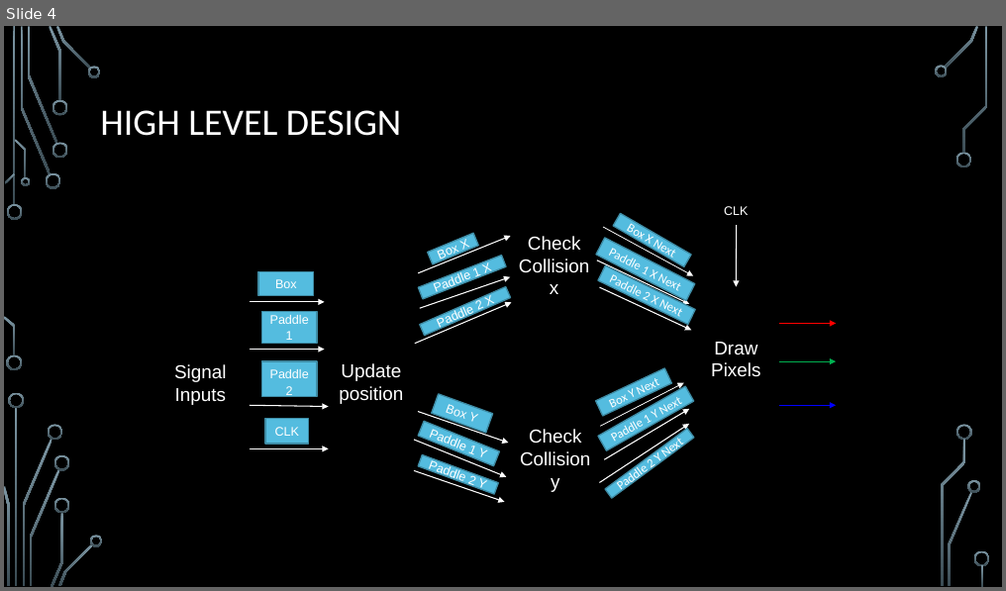
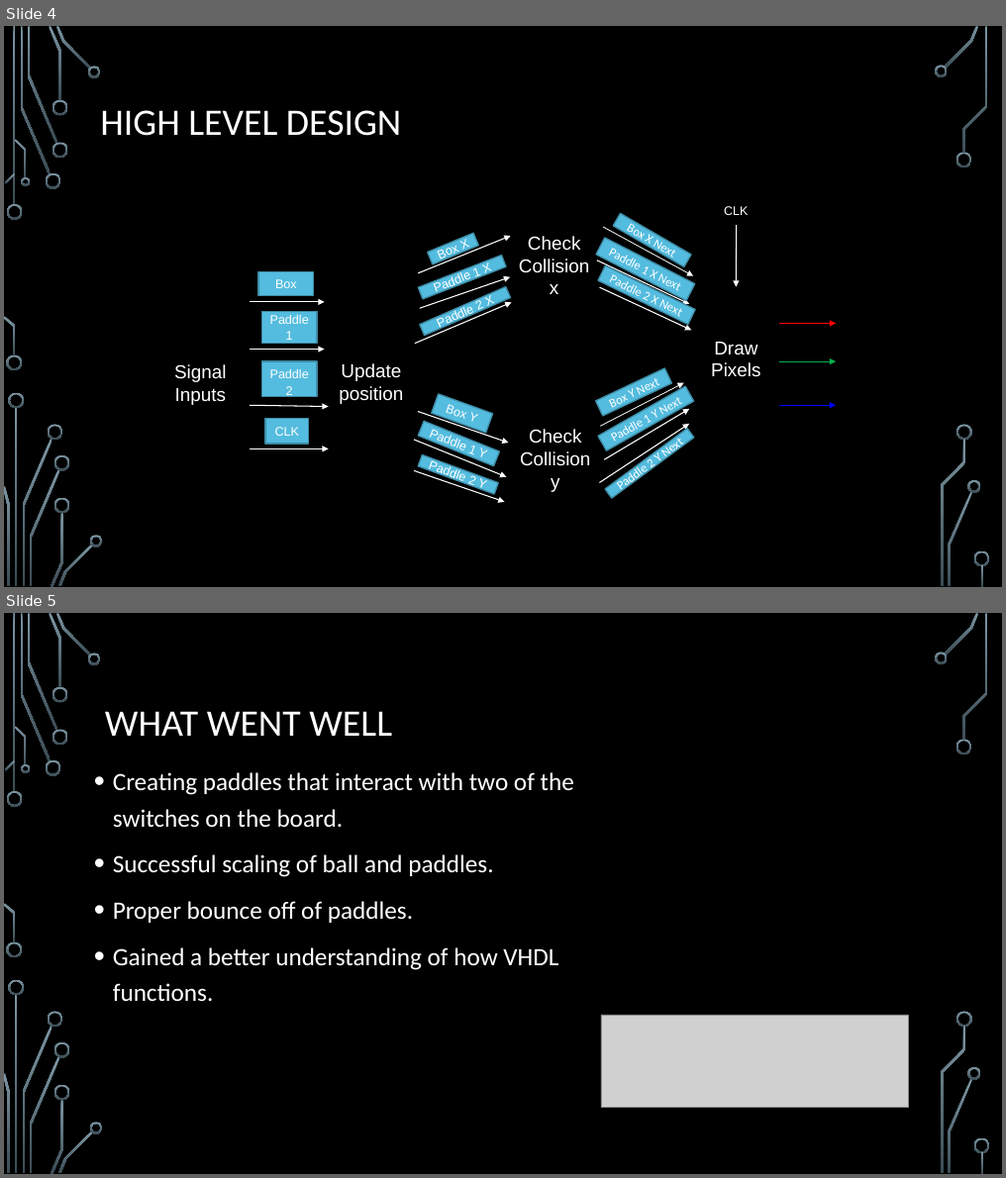
Before and after one commit to mgalle19atWhitworth/CS373_FinalProject, a slide deck: Project_Presentation/PresentationPong.pptx. Shown one above the other, each under a label of ours: slide 4 before the commit, slides 4 and 5 after it. The pictures are 1006x591 and 1006x1178 pixels, drawn with LibreOffice and Linux fonts; fonts in the diff are those of the drawing; grey boxes stand for pictures; background and template pictures are left out. Boxes give left, top, right and bottom in pixels: in the first picture for what was removed or moved away, otherwise in the second. Text is boxed around its words. In the diff, an @@ line names an element or a change of style, - is before the commit and + after.

```diff
--- a/Project_Presentation/PresentationPong.pptx
+++ b/Project_Presentation/PresentationPong.pptx
@@ slide 5 added at (x1=4, y1=613, x2=1002, y2=1174), background picture (left out); not listed: 36 template elements that a slide beside it also shows @@
@@ title added at (x1=105, y1=711, x2=392, y2=736), 36 pt, text #FFFFFF @@
+WHAT WENT WELL
@@ text added at (x1=113, y1=772, x2=574, y2=1002), 24 pt, text #FFFFFF @@
+• Creating paddles that interact with two of the switches on the board.
+• Successful scaling of ball and paddles.
+• Proper bounce off of paddles.
+• Gained a better understanding of how VHDL functions.
@@ picture added at (x1=601, y1=1015, x2=909, y2=1108) @@
```
Also in this commit, not shown: 2 slides changed, 2 other slides added, 2 slides removed.
